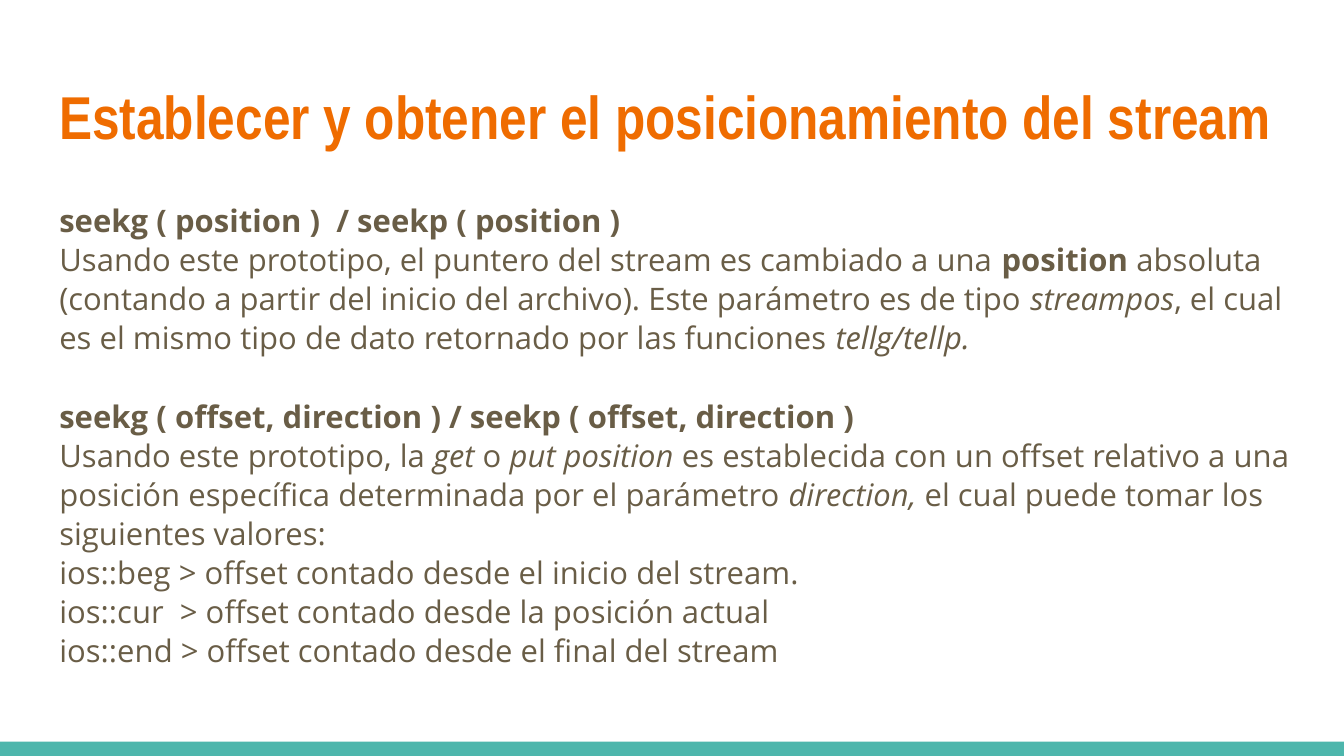
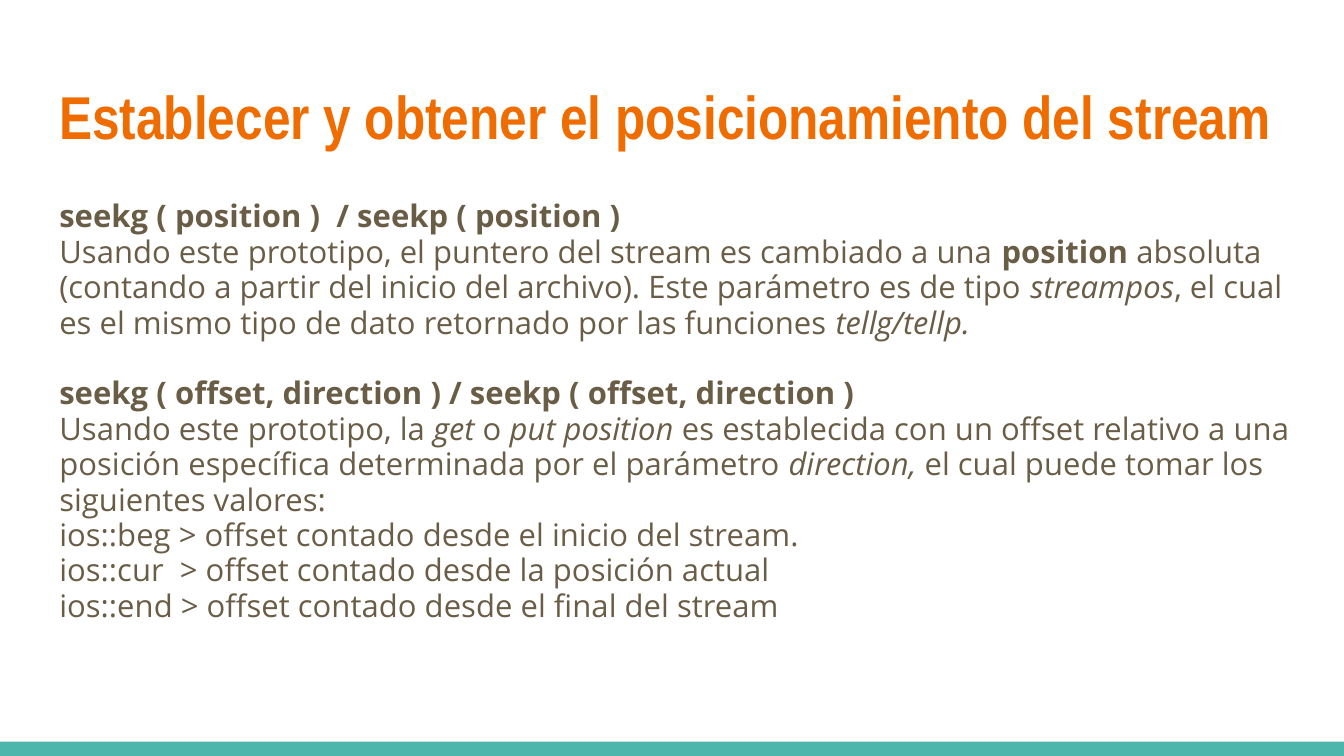
Before and after one commit to rayesro/BrunchyApp_POC, a slide deck: slide 33 of presentaciones/Programacion avanzada - 04 Listas ligadas y archivos binarios .pptx. Drawn at 1344x756 pixels with LibreOffice and Linux fonts; fonts in the diff are those of the drawing. Boxes give left, top, right and bottom in pixels: in the first picture for what was removed or moved away, otherwise in the second. Text is boxed around its words. In the diff, an @@ line names an element or a change of style, - is before the commit and + after.

```diff
--- a/presentaciones/Programacion avanzada - 04 Listas ligadas y archivos binarios .pptx
+++ b/presentaciones/Programacion avanzada - 04 Listas ligadas y archivos binarios .pptx
@@ text "seekg ( position ) / ..." at bbox=[59, 203, 1289, 618]: line spacing 1.05 to 0.95 @@
```
Also in this commit, not shown: 10 other slides changed, 6 other files.
